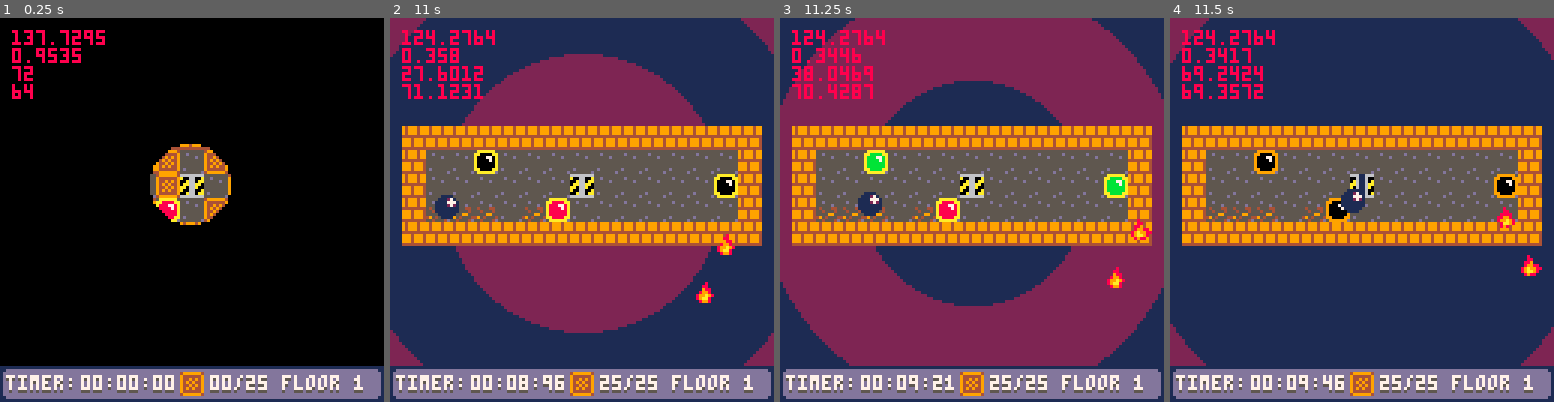
Above: before the commit, frames 1-4 (left to right).
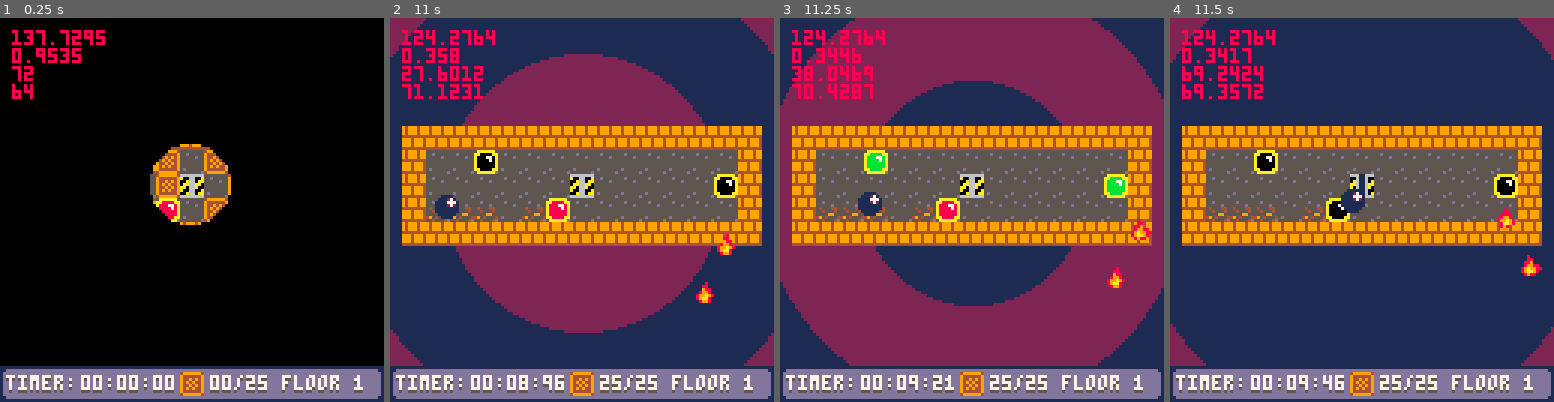
Above: after the commit, the same moments.

Repository: SHKBRD/P8CrateBall
Game: PICO-8 cartridge balltest24.p8
Two runs of this game, one before a commit and one after it. Both use one fixed random seed, a clock stepped at 60 frames per second and the inputs below.
Inputs:
- Up to frame 1 (0.25 s): no input
- Up to frame 2 (11 s): tap X (X key) at 0.33, 1.07, 1.85, 2.97, 4.08, 5.2, 6.32, 7.43, 8.55, 9.67, 10.78 s; tap O (Z key) at 0.7, 1.7, 2.1, 2.5, 2.9, 3.3, 3.7, 4.1, 4.5, 4.9, 5.3, 5.7, 6.1, 6.5, 6.9, 7.3, 7.7, 8.1, 8.5, 8.9, 9.3, 9.7, 10.1, 10.5, 10.9 s; hold Right 1.6-2.1 s; hold Up 2.15-2.42 s; hold Right 2.47-3.03 s; hold Left 3.08-3.58 s; hold Down 3.63-3.97 s; hold Right 4.02-4.68 s; hold Up 4.73-5.03 s; hold Left 5.08-5.68 s; hold Down 5.73-6.03 s; hold Right 6.08-6.58 s; hold Right 6.63-7.13 s; hold Up 7.18-7.45 s; hold Right 7.5-8.07 s; hold Left 8.12-8.62 s; hold Down 8.67-9 s; hold Right 9.05-9.72 s; hold Up 9.77-10.07 s; hold Left 10.12-10.72 s; hold Down from 10.77 s (still down)
- Up to frame 3 (11.25 s): release Down at 11.07 s; hold Right from 11.12 s (still down)
- Up to frame 4 (11.5 s): keep holding Right; tap O (Z key) at 11.3 s

Frames 1-3 are identical in both runs. In frame 4, 0.5% of the frame differs, in the area x 21-91%, y 34-54%.

Commit message:
add switch sprite edits

Diff:
--- a/balltest24.p8
+++ b/balltest24.p8
@@ -1440,14 +1440,14 @@
 1dddddddddddddddddddddd1000000000000000000000000000000000000000000000000000000006228822663bbbb366cddddc6000000000000000000000000
 1dddddddddddddddddddddd10000000000000000000000000000000000000000000000000000000062288226633333366cccccc6000000000000000000000000
 1dddddddddddddddddddddd100000000000000000000000000000000000000000000000000000000666666666666666666666666000000000000000000000000
-1dddddddddddddddddddddd1000000000000000000000000000000000000000000000000000000000aaaaaa00aaaaaa009999990000000000000000000000000
-1dddddddddddddddddddddd100000000000000000000000000000000000000000000000000000000aa8888aaaabbbbaa99cccc99000000000000000000000000
-11dddddddddddddddddddd1100000000000000000000000000000000000000000000000000000000a888778aabbb77ba9ccc77c9000000000000000000000000
-11111111111111111111111100000000000000000000000000000000000000000000000000000000a888878aabbbb7ba9cccc7c9000000000000000000000000
-1eeeeeeeeeeeeeeeeeeeeee100000000000000000000000000000000000000000000000000000000a888888aabbbbbba9cccccc9000000000000000000000000
-1eeeeeeeeeeeeeeeeeeeeee100000000000000000000000000000000000000000000000000000000a888888aabbbbbba9cccccc9000000000000000000000000
-1eeeeeeeeeeeeeeeeeeeeee100000000000000000000000000000000000000000000000000000000aa8888aaaabbbbaa99cccc99000000000000000000000000
-1eeeeeeeeeeeeeeeeeeeeee1000000000000000000000000000000000000000000000000000000000aaaaaa00aaaaaa009999990000000000000000000000000
+1dddddddddddddddddddddd1000000000000000000000000000000000000000000000000000000000aaaaaa00aaaaaa00aaaaaa0000000000000000000000000
+1dddddddddddddddddddddd100000000000000000000000000000000000000000000000000000000aa8888aaaabbbbaaaaccccaa000000000000000000000000
+11dddddddddddddddddddd1100000000000000000000000000000000000000000000000000000000a888778aabbb77baaccc77ca000000000000000000000000
+11111111111111111111111100000000000000000000000000000000000000000000000000000000a888878aabbbb7baacccc7ca000000000000000000000000
+1eeeeeeeeeeeeeeeeeeeeee100000000000000000000000000000000000000000000000000000000a888888aabbbbbbaacccccca000000000000000000000000
+1eeeeeeeeeeeeeeeeeeeeee100000000000000000000000000000000000000000000000000000000a888888aabbbbbbaacccccca000000000000000000000000
+1eeeeeeeeeeeeeeeeeeeeee100000000000000000000000000000000000000000000000000000000aa8888aaaabbbbaaaaccccaa000000000000000000000000
+1eeeeeeeeeeeeeeeeeeeeee1000000000000000000000000000000000000000000000000000000000aaaaaa00aaaaaa00aaaaaa0000000000000000000000000
 77700700777077707070777077707770777077700000777070000000007077000770000000000000000000000000000000000000000000000000000000000000
 75707700557055707070755075505570757075700700557070000000075075000570000000000000000000000000000000000000000000000000000000000000
 70705700777077707770777077700070777077700500077070000000070070000070000000000000000000000000000000000000000000000000000000000000
